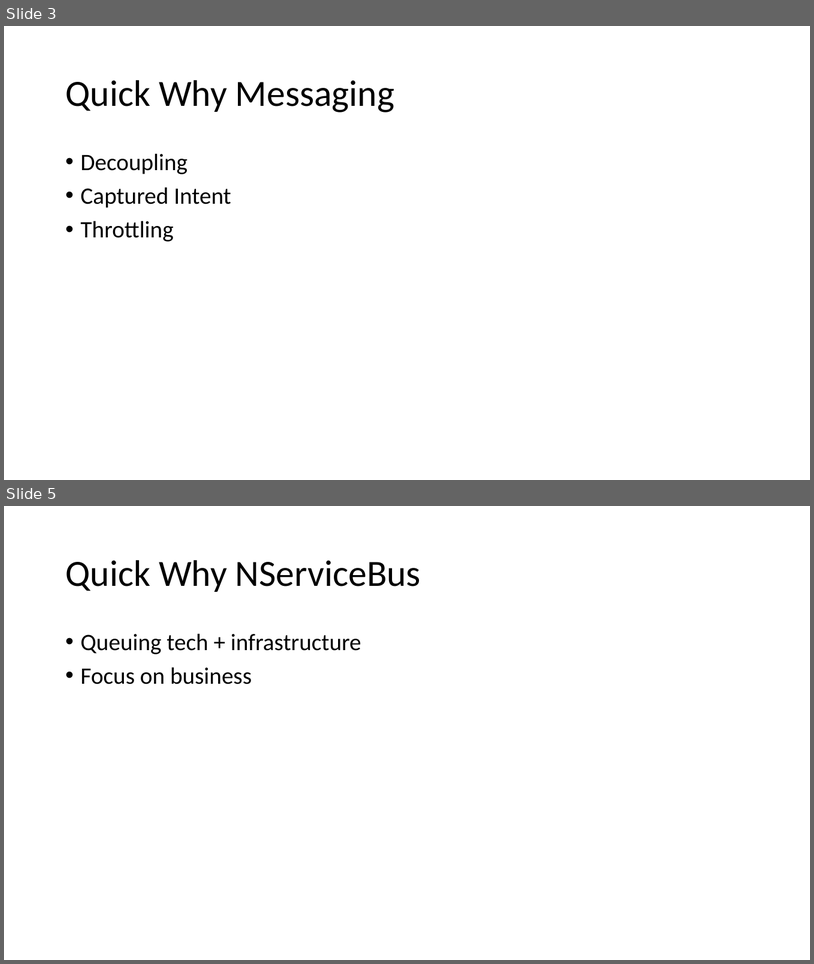
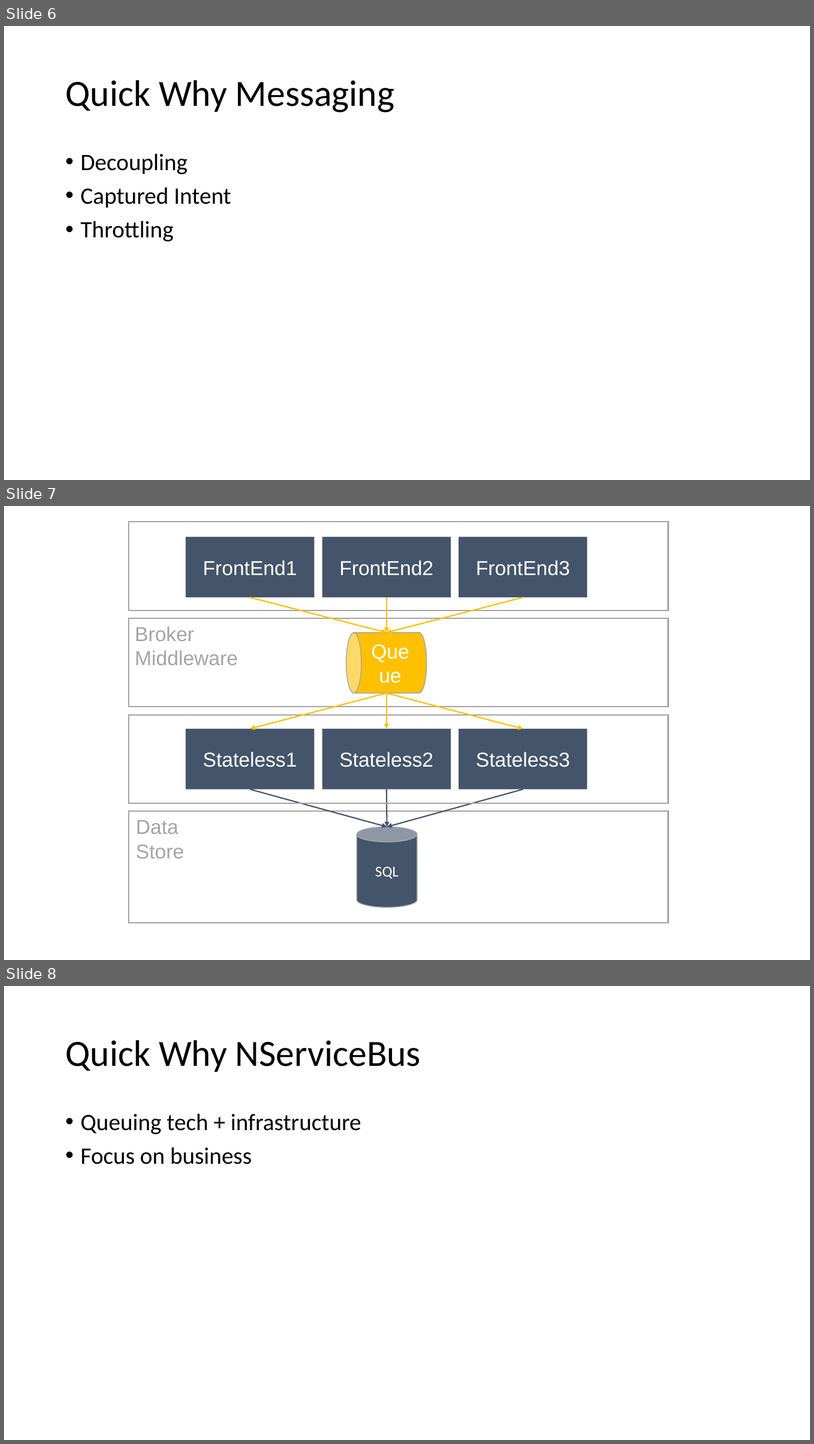
Before and after one commit to danielmarbach/service-fabric-webinar, a slide deck: Slides.pptx. Shown one above the other, each under a label of ours: slides 3 and 5 before the commit, slides 6, 7 and 8 after it; the slides between them are not shown. The pictures are 814x964 and 814x1444 pixels, drawn with LibreOffice and Linux fonts; fonts in the diff are those of the drawing. Boxes give left, top, right and bottom in pixels: in the first picture for what was removed or moved away, otherwise in the second. Text is boxed around its words. In the diff, an @@ line names an element or a change of style, - is before the commit and + after.

```diff
--- a/Slides.pptx
+++ b/Slides.pptx
@@ slide 7 added at [4,506,810,960], background #FFFFFF @@
@@ rectangle added at [129,522,669,610], outline #A5A5A5 1.5 pt @@
@@ rectangle added at [186,537,315,597], fill #44546A, 24 pt, text #FFFFFF @@
+FrontEnd1
@@ rectangle added at [322,537,451,597], fill #44546A, 24 pt, text #FFFFFF @@
+FrontEnd2
@@ rectangle added at [459,537,588,597], fill #44546A, 24 pt, text #FFFFFF @@
+FrontEnd3
@@ arrow added from (250, 597) to (387, 633), #FFC000 1.5 pt @@
@@ arrow added from (387, 597) to (387, 633), #FFC000 1.5 pt @@
@@ arrow added from (523, 597) to (387, 633), #FFC000 1.5 pt @@
@@ rectangle added at [129,619,669,707], outline #A5A5A5 1.5 pt @@
@@ text added at [135,627,238,665], 24 pt, text #A5A5A5 @@
+Broker Middleware
@@ cylinder added at [347,633,427,693], fill #FFC000, outline #A5A5A5 1 pt, 24 pt, text #FFFFFF @@
+Queue
@@ arrow added from (387, 693) to (250, 729), #FFC000 1.5 pt @@
@@ arrow added from (387, 693) to (387, 729), #FFC000 1.5 pt @@
@@ arrow added from (387, 693) to (523, 729), #FFC000 1.5 pt @@
@@ rectangle added at [129,715,669,803], outline #A5A5A5 1.5 pt @@
@@ rectangle added at [186,729,315,789], fill #44546A, 24 pt, text #FFFFFF @@
+Stateless1
@@ rectangle added at [322,729,451,789], fill #44546A, 24 pt, text #FFFFFF @@
+Stateless2
@@ rectangle added at [459,729,588,789], fill #44546A, 24 pt, text #FFFFFF @@
+Stateless3
@@ arrow added from (250, 789) to (387, 826), #44546A 1.5 pt @@
@@ arrow added from (523, 789) to (387, 826), #44546A 1.5 pt @@
@@ arrow added from (387, 789) to (387, 826), #44546A 1.5 pt @@
@@ rectangle added at [129,811,669,923], outline #A5A5A5 1.5 pt @@
@@ text added at [136,820,184,858], 24 pt, text #A5A5A5 @@
+Data Store
@@ cylinder added at [357,826,417,907], fill #44546A, outline #A5A5A5 1 pt, 18 pt, text #FFFFFF @@
+SQL
@@ what was slide 3 is now slide 6 @@
@@ what was slide 5 is now slide 8 @@
```
Also in this commit, not shown: 4 other slides added, 1 slide removed.
